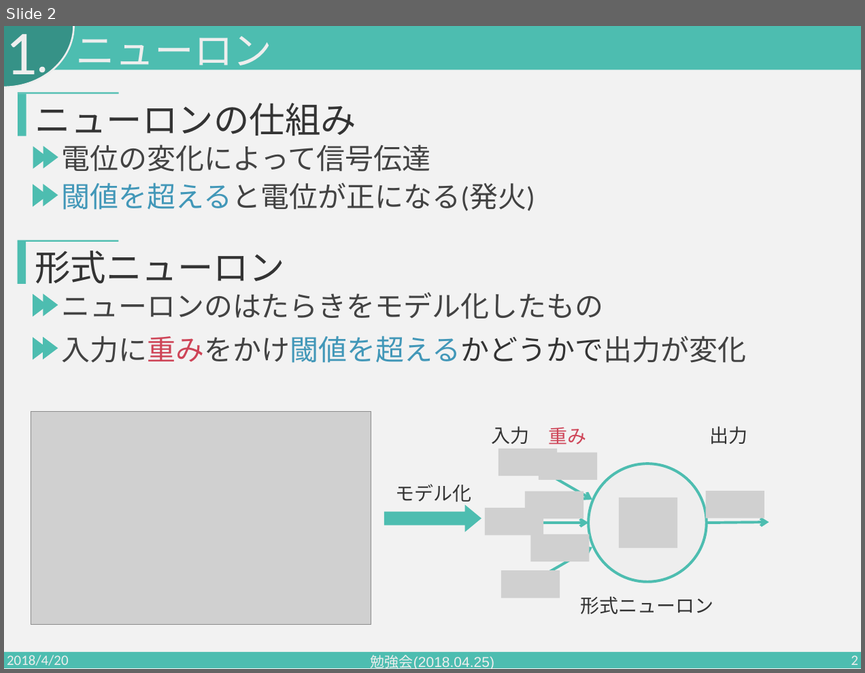
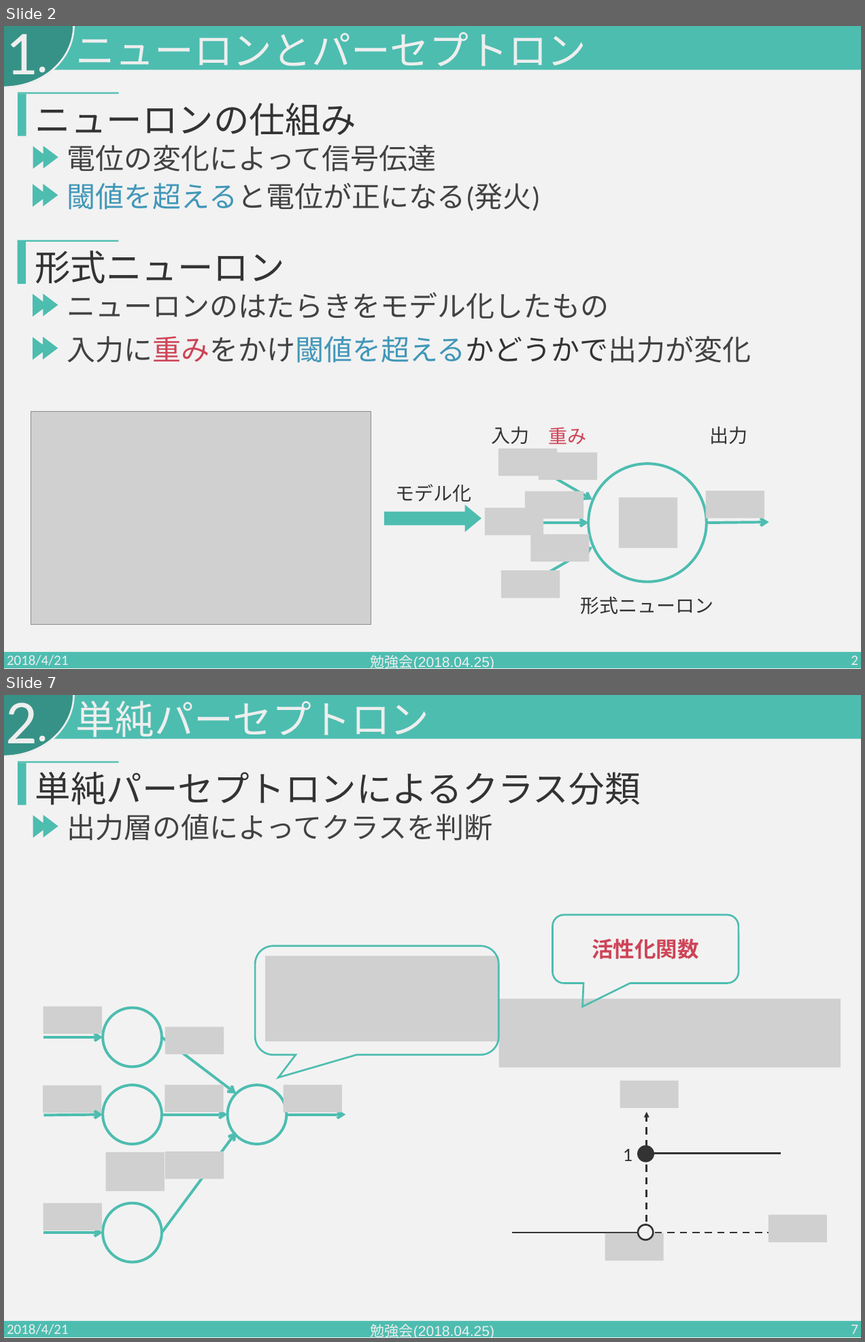
Before and after one commit to PajamaDrive/lab-study, a slide deck: 勉強会2018.04.25.pptx. Shown one above the other, each under a label of ours: slide 2 before the commit, slides 2 and 7 after it; the slides between them are not shown. The pictures are 865x673 and 865x1342 pixels, drawn with LibreOffice and Linux fonts; fonts in the diff are those of the drawing; grey boxes stand for pictures. Boxes give left, top, right and bottom in pixels: in the first picture for what was removed or moved away, otherwise in the second. Text is boxed around its words. In the diff, an @@ line names an element or a change of style, - is before the commit and + after.

```diff
--- a/勉強会2018.04.25.pptx
+++ b/勉強会2018.04.25.pptx
@@ slide 7 added at box(4, 695, 861, 1338), background #F2F2F2; not listed: 4 template elements that a slide beside it also shows @@
@@ text added at box(6, 702, 37, 758), 105 pt, text #EEEEEE @@
+2
@@ text added at box(76, 700, 430, 745), 66 pt, text #EEEEEE @@
+単純パーセプトロン
@@ rectangle added at box(18, 763, 26, 805), fill #4DBDB0 @@
@@ rectangle added at box(18, 762, 119, 763), fill #4DBDB0 @@
@@ text added at box(35, 772, 640, 805), 60 pt, text #333333 @@
+単純パーセプトロンによるクラス分類
@@ triangle added at box(33, 815, 48, 838), fill #4DBDB0 @@
@@ triangle added at box(43, 815, 58, 837), fill #4DBDB0 @@
@@ text added at box(67, 813, 493, 841), 48 pt, text #424242 @@
+出力層の値によってクラスを判断
@@ rounded speech box added at box(552, 915, 738, 983), outline #4DBDB0 3 pt, 36 pt, text #CE4457, bold @@
+活性化関数
@@ rounded speech box added at box(255, 946, 499, 1055), outline #4DBDB0 3 pt @@
@@ picture added at box(265, 956, 499, 1041) @@
@@ picture added at box(499, 998, 840, 1067) @@
@@ group added at box(43, 1006, 345, 1261): 8 pictures, 7 arrows, 4 ellipses @@
@@ group added at box(512, 1080, 827, 1261): 3 pictures, 2 lines, 2 arrows, 2 ellipses, 1 text @@
+1
@@ text added at box(7, 1323, 69, 1338), 24 pt, text #EEEEEE @@
+2018/4/21
@@ text added at box(371, 1323, 494, 1338), 24 pt, text #EEEEEE @@
+勉強会(2018.04.25)
@@ page number added at box(851, 1324, 858, 1338), 24 pt, text #EEEEEE @@
+7
@@ slide 2 changed as well @@
@@ text at box(76, 32, 587, 76): text changed @@
-ニューロン
+ニューロンとパーセプトロン
@@ text "電位の変化によって信号伝達": place and size @@
-text "電位の変化によって信号伝達" at box(62, 144, 431, 172)
+text "電位の変化によって信号伝達" at box(67, 144, 436, 172)
@@ 3 texts: place and size @@
-3 texts at box(62, 182, 747, 363)
+3 texts at box(67, 182, 751, 363)
@@ text at box(7, 654, 69, 669): text changed @@
-2018/4/20
+2018/4/21
```
Also in this commit, not shown: 3 other slides changed, 6 other slides added.
